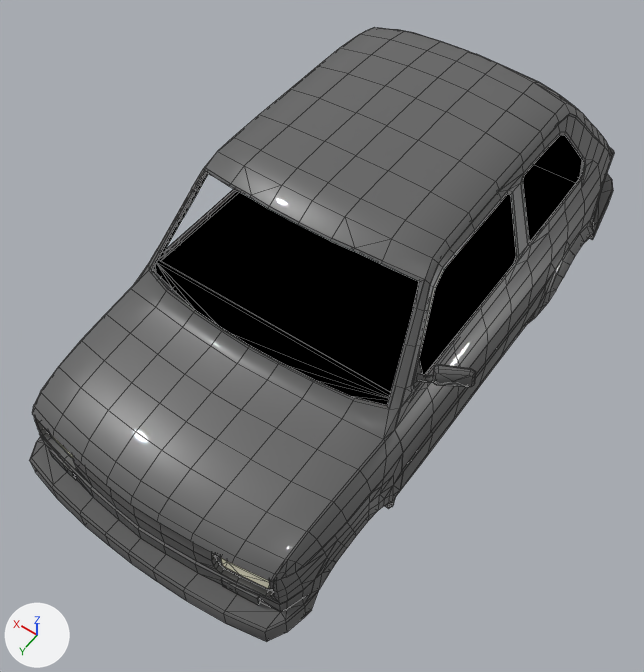
One commit to the Blender file Art/Vehicles/126p.blend: the scene before it, then after it.
Camera for both pictures: a 50 mm camera at (-1.41, 2.18, 3.03) aimed at (-0.04, 0.26, 0.01). Arrows for +X, +Y and +Z are at lower left; the lights stay in place. The picture after the commit comes second. Mesh edges are drawn as thin lines.

The first picture shows 'car'.
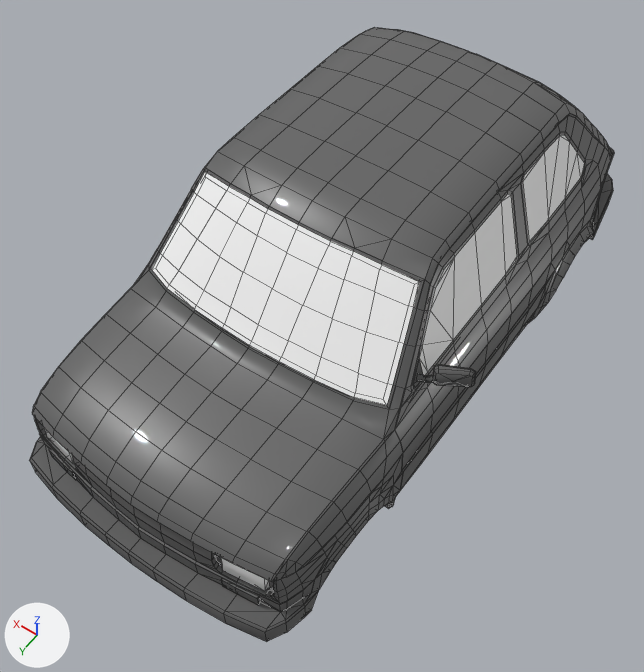
Pixel boxes [x1, y1, x2, y2] of what changed, in the pictures (644 x 672 px):
'car', reshaped: [29, 27, 614, 642] in both
part 1 of me_plane, added: after [152, 171, 419, 406]
part 2 of me_plane, added: after [419, 194, 517, 375]
part 3 of me_plane, added: after [220, 557, 270, 591]
part 4 of me_plane, added: after [43, 427, 74, 464]
part 5 of me_plane, added: after [523, 135, 584, 242]

Patch to the scene script:
```diff
--- a/Art/Vehicles/126p.blend.py
+++ b/Art/Vehicles/126p.blend.py
@@ mat_glass @@
 n0 = _N.new('ShaderNodeOutputMaterial'); n0.name = 'Material Output'
-n1 = _N.new('ShaderNodeBsdfGlass'); n1.name = 'Glass BSDF'
-n1.distribution = 'GGX'
-n1.inputs[2].default_value = 1.0  # 'IOR'
-_L.new(n1.outputs[0], n0.inputs[0])  # 'BSDF' to 'Surface'
+n2 = _N.new('ShaderNodeBsdfPrincipled'); n2.name = 'Principled BSDF'
+n2.inputs[0].default_value = (1.0, 1.0, 1.0, 0.0)  # 'Base Color', white #ffffff
+n2.inputs[2].default_value = 0.0  # 'Roughness'
+_L.new(n2.outputs[0], n0.inputs[0])  # 'BSDF' to 'Surface'
@@ mat_glass_mask @@
 mat_glass_mask = principled_material('glass_mask')
-mat_glass_mask.base_color = (0.0, 0.0, 0.0)  # black #000000
+mat_glass_mask.base_color = (1.0, 1.0, 1.0)  # white #ffffff
 mat_glass_mask.roughness = 0.0
@@ me_plane @@
 # used by ob_car; location = (0.0, 0.0, 0.0)
-me_plane.from_pydata(...)  # 2573 vertices, 1731 faces, 2 loose edges; spans x -0.78..0.72, y -1.59..1.45, z -0.33..0.79
+me_plane.from_pydata(...)  # 2774 vertices, 1892 faces, 2 loose edges; spans x -0.78..0.72, y -1.59..1.45, z -0.33..0.79
+# me_plane part 1: a new loose piece of 70 vertices spanning x -0.57..0.57, y 0.29..0.67, z 0.33..0.72
+# me_plane part 2: a new loose piece of 17 vertices spanning x -0.61..-0.52, y -0.33..0.4, z 0.33..0.67, in mat_glass (white #ffffff)
+# me_plane part 3: a new loose piece of 16 vertices spanning x -0.55..-0.36, y 1.27..1.33, z 0.0..0.14, in mat_glass (white #ffffff)
+# me_plane part 4: a new loose piece of 16 vertices spanning x 0.36..0.55, y 1.27..1.33, z 0.0..0.14, in mat_glass (white #ffffff)
+# me_plane part 5: a new loose piece of 14 vertices spanning x -0.61..-0.52, y -0.97..-0.42, z 0.33..0.66, in mat_glass (white #ffffff)
+# other edits to the shape of me_plane do not show in these pictures
 me_plane.materials.append(mat_body)
@@ me_plane @@
 me_plane.materials.append(mat_blinkers)
+me_plane.materials.append(mat_glass_mask)  # white #ffffff
+me_plane.materials.append(mat_glass)  # white #ffffff
```
